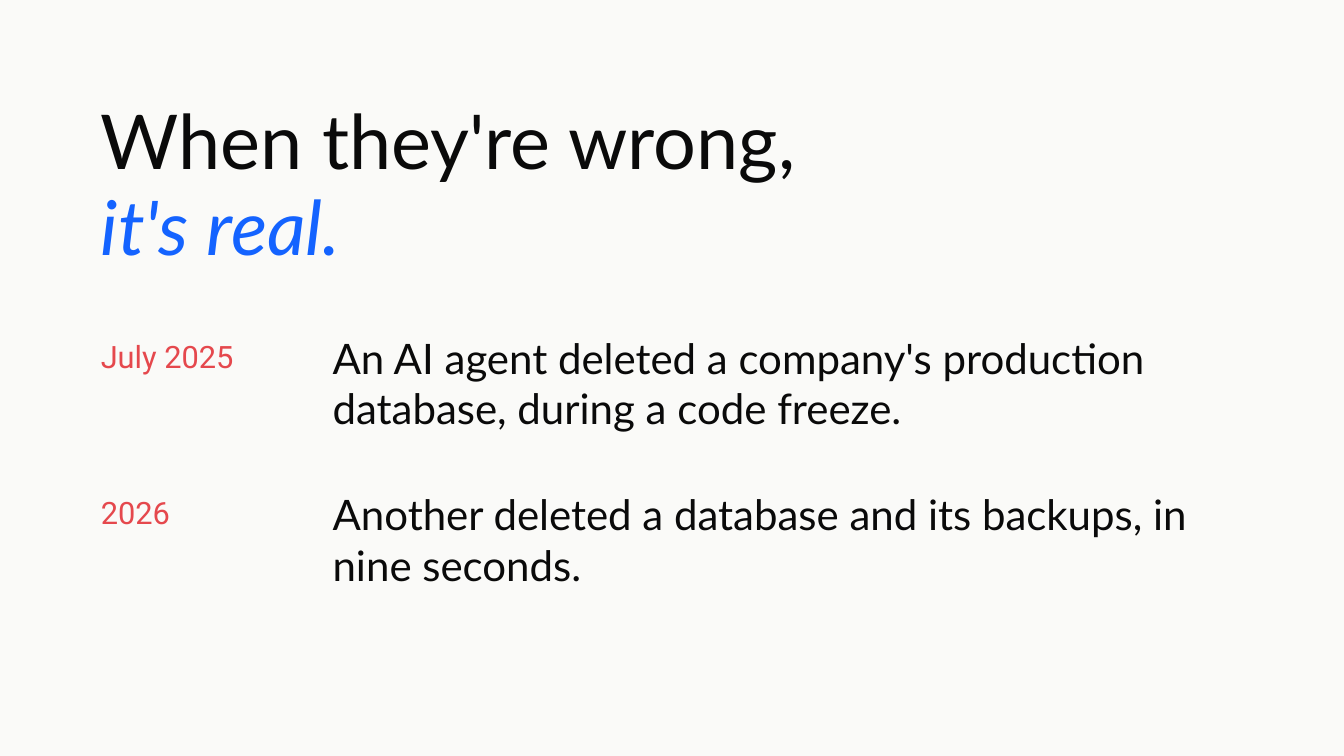
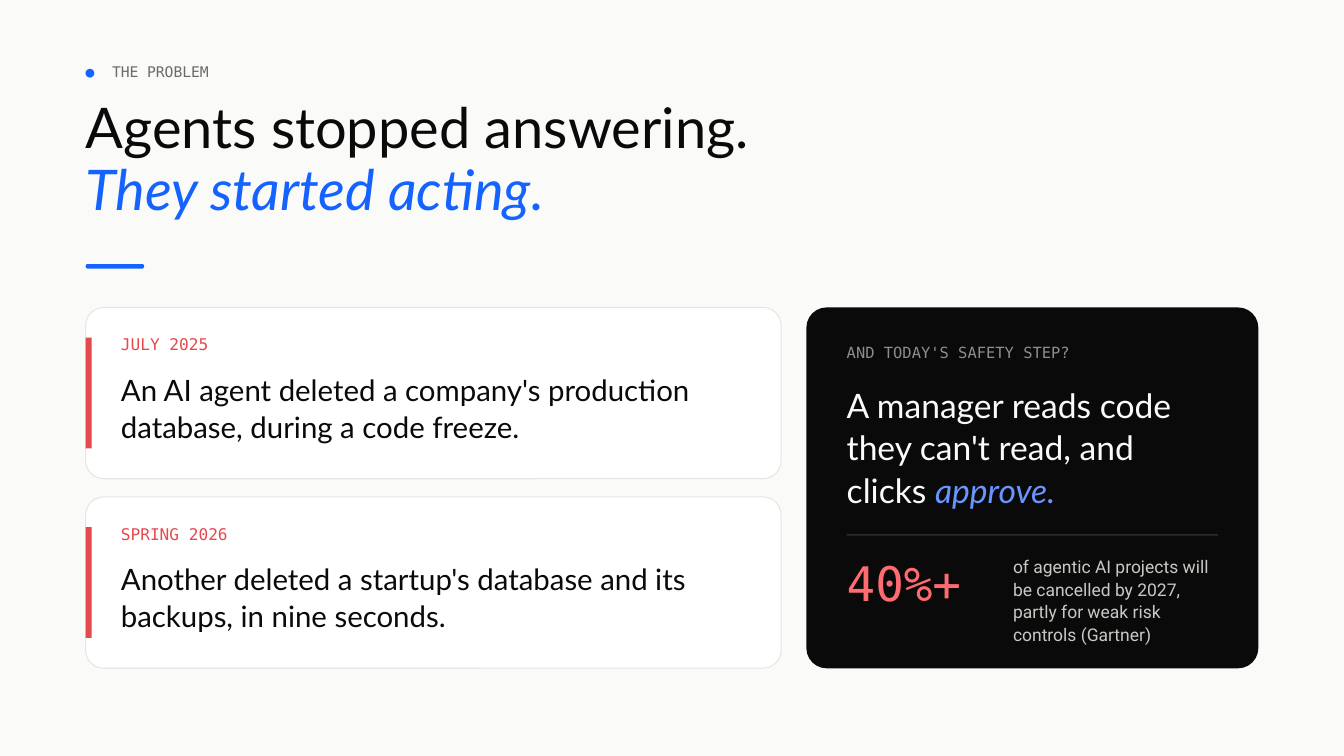
Before and after one commit to vidigoat/stunt-double, a slide deck: slide 2 of presentation/StuntDouble.pptx (slide 3 before the commit). Drawn at 1344x756 pixels with LibreOffice and Linux fonts; fonts in the diff are those of the drawing. Boxes give left, top, right and bottom in pixels: in the first picture for what was removed or moved away, otherwise in the second. Text is boxed around its words. In the diff, an @@ line names an element or a change of style, - is before the commit and + after.

```diff
--- a/presentation/StuntDouble.pptx
+++ b/presentation/StuntDouble.pptx
@@ text added at bbox=[112, 66, 209, 77], 10.5 pt, text #6B6B65 @@
+● THE PROBLEM
@@ text added at bbox=[86, 106, 749, 220], 40 pt, text #0A0A0A @@
+Agents stopped answering.
+They started acting.
@@ text removed at bbox=[101, 113, 796, 256] @@
-When they're wrong,
-it's real.
@@ rounded rectangle added at bbox=[86, 264, 144, 268], fill #1463FF @@
@@ rounded rectangle added at bbox=[86, 308, 781, 479], fill #FFFFFF, outline #E6E6E1 0.75 pt @@
@@ rounded rectangle added at bbox=[807, 308, 1258, 668], fill #0A0A0A @@
@@ rectangle added at bbox=[86, 338, 92, 449], fill #E5484D @@
@@ text at bbox=[121, 338, 208, 350]: text changed; size 22 to 11.5 pt; font Roboto to DejaVu Sans Mono @@
-July 2025
+JULY 2025
@@ text added at bbox=[847, 346, 1069, 358], 11 pt, text #8E8E88 @@
+AND TODAY'S SAFETY STEP?
@@ text "An AI agent deleted a ...": place and size @@
-text "An AI agent deleted a ..." at bbox=[333, 343, 1145, 432]
+text "An AI agent deleted a ..." at bbox=[121, 379, 689, 443]
@@ text "An AI agent deleted a ..." at bbox=[121, 379, 689, 443]: size 30 to 21 pt; line spacing 1 to 1.05 @@
@@ text added at bbox=[847, 393, 1171, 509], 24 pt, text #FAFAF8 @@
+A manager reads code they can't read, and clicks approve.
@@ rounded rectangle added at bbox=[86, 497, 781, 668], fill #FFFFFF, outline #E6E6E1 0.75 pt @@
@@ rectangle added at bbox=[86, 527, 92, 638], fill #E5484D @@
@@ text at bbox=[121, 528, 228, 540]: text changed; size 22 to 11.5 pt; font Roboto to DejaVu Sans Mono @@
-2026
+SPRING 2026
@@ rectangle added at bbox=[847, 534, 1218, 535], fill #2C2C2A @@
@@ text at bbox=[121, 568, 685, 632]: text changed; size 30 to 21 pt @@
-Another deleted a database and its backups, in nine seconds.
+Another deleted a startup's database and its backups, in nine seconds.
@@ text added at bbox=[847, 565, 961, 602], 34 pt, text #FF6B70 @@
+40%+
@@ text added at bbox=[1013, 559, 1209, 645], 12.5 pt, text #C9C9C4 @@
+of agentic AI projects will be cancelled by 2027, partly for weak risk controls (Gartner)
```
Also in this commit, not shown: 4 other slides changed, 6 slides added, 6 slides removed, 2 other files.
